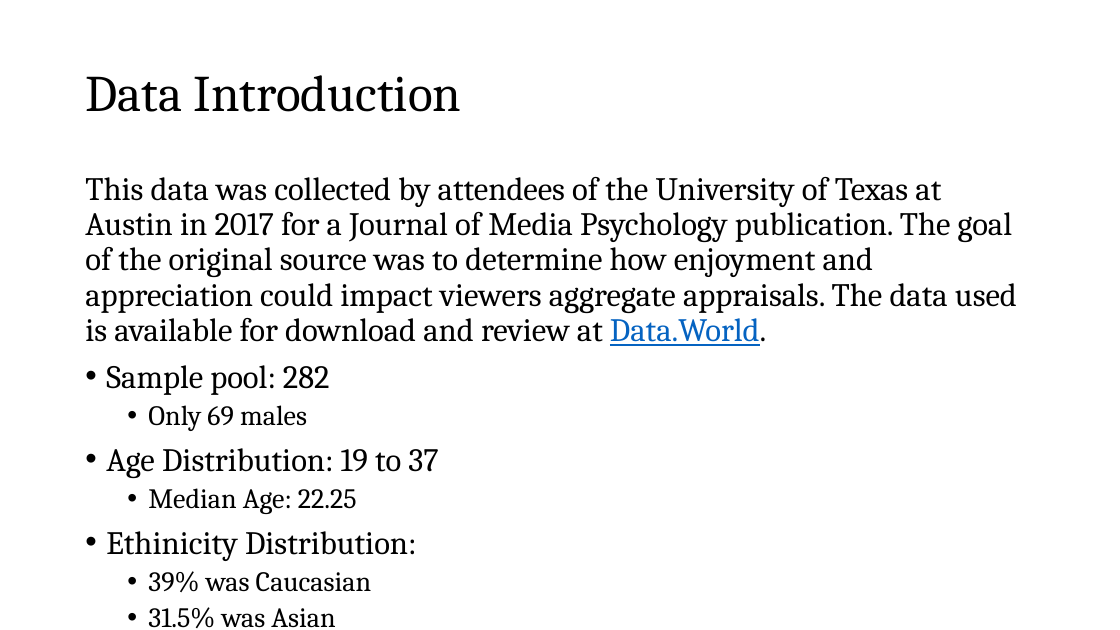
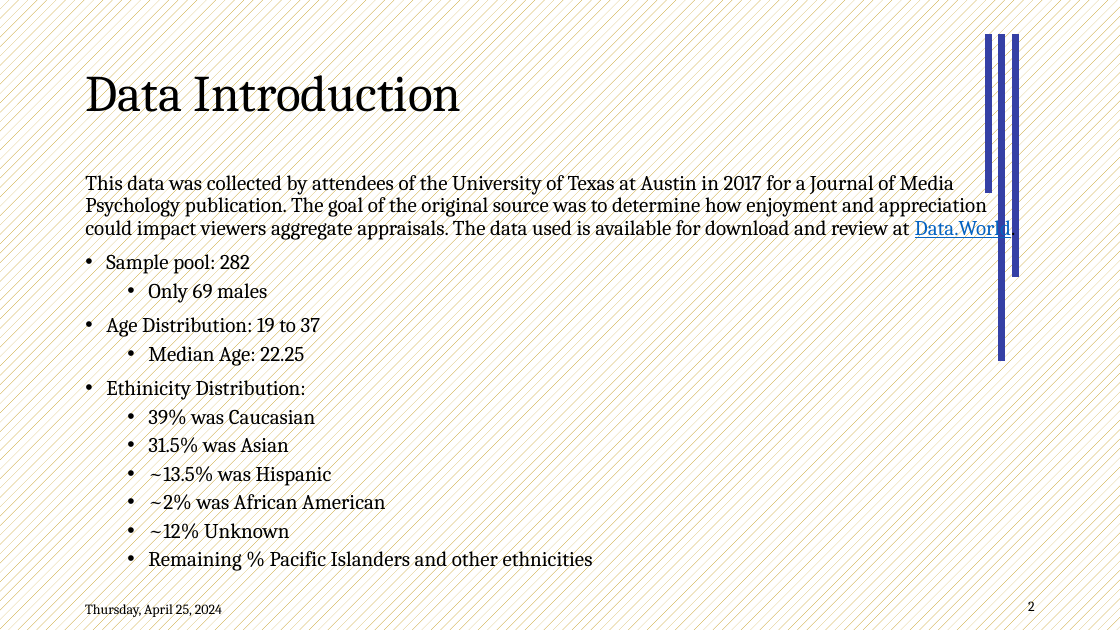
Before and after one commit to Data2401/final-project-fall-2024-classic-films, a slide deck: slide 2 of Slides.pptx. Drawn at 1120x630 pixels with LibreOffice and Linux fonts; fonts in the diff are those of the drawing; background and template pictures are left out. Boxes give left, top, right and bottom in pixels: in the first picture for what was removed or moved away, otherwise in the second. Text is boxed around its words. In the diff, an @@ line names an element or a change of style, - is before the commit and + after.

```diff
--- a/Slides.pptx
+++ b/Slides.pptx
@@ background picture (left out) to pattern #BF9000 on #FFFFFF @@
@@ line added from (989, 193) to (989, 34), #3540A5 6 pt @@
@@ line added from (1002, 361) to (1002, 34), #3540A5 6 pt @@
@@ line added from (1016, 277) to (1016, 34), #3540A5 6 pt @@
@@ text "This data was collected by ..." at (x1=85, y1=170, x2=1016, y2=572): size 28 to 18 pt in "This data was collected by attendees of ...", "Sample pool: 282", "Age Distribution: 19 to 37", "Ethinicity Distribution:"; size 24 to 18 pt in "Only 69 males", "Median Age: 22.25", "39% was Caucasian", "31.5% was Asian" and 4 more places @@
@@ page number added at (x1=1028, y1=599, x2=1035, y2=615), 12 pt, text #000000 @@
+2
@@ text added at (x1=85, y1=601, x2=222, y2=618), 12 pt, text #000000 @@
+Thursday, April 25, 2024
```
Also in this commit, not shown: 14 other slides changed, 1 slide added, 1 slide removed, 2 other files.
